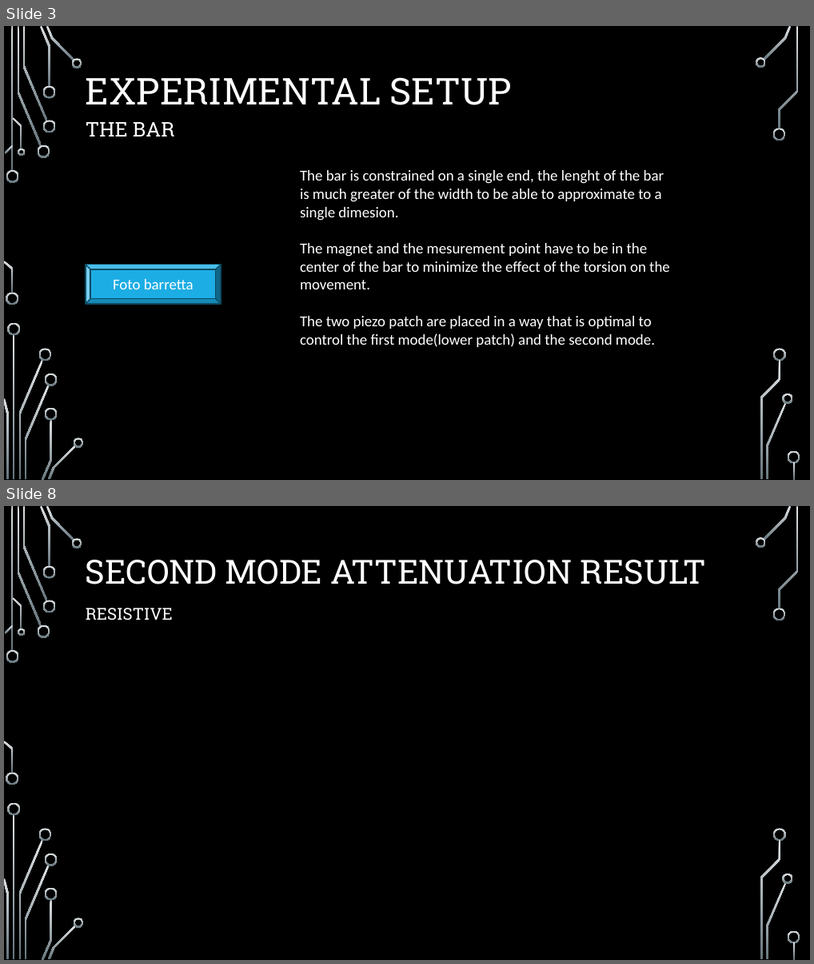
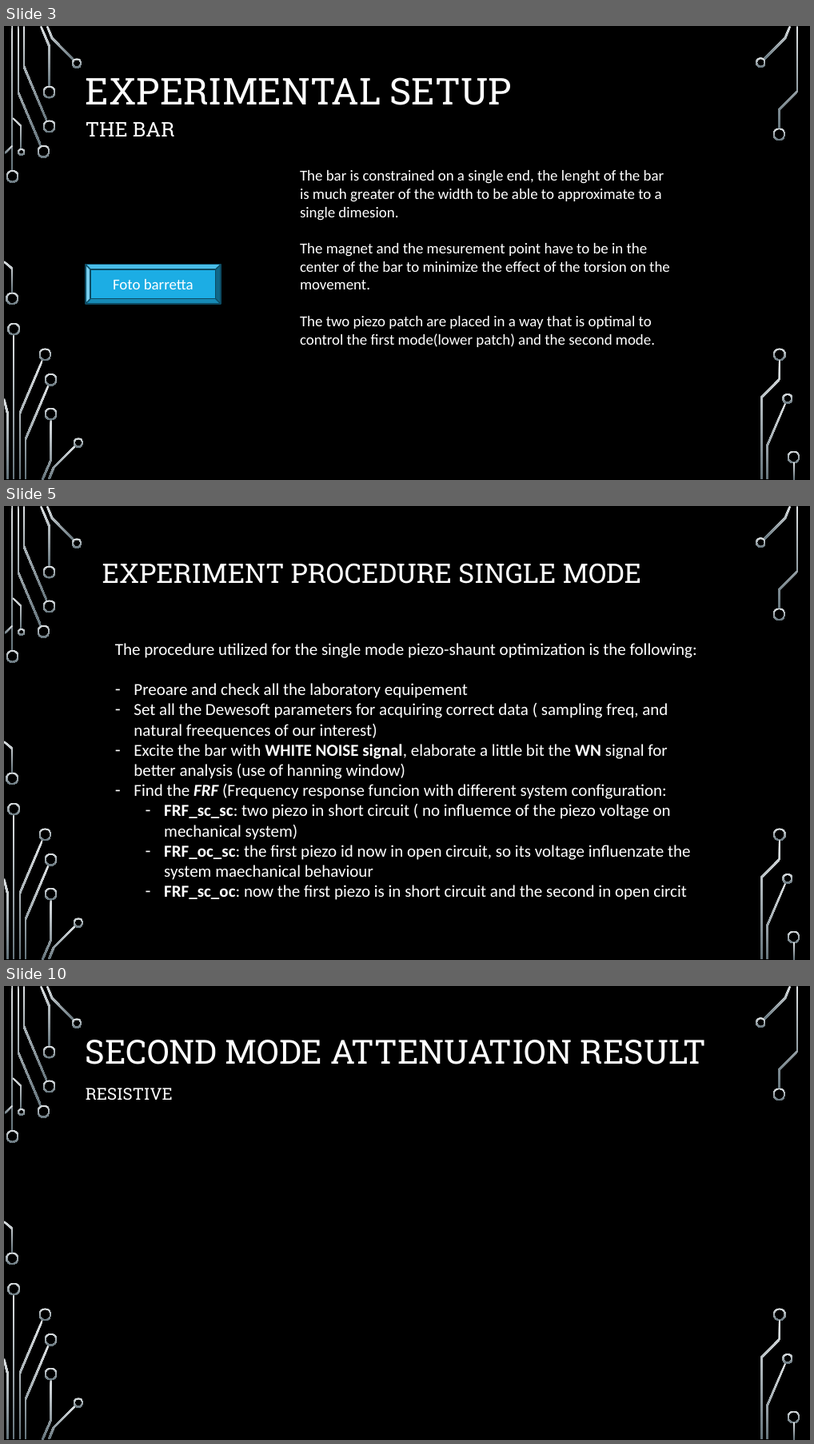
Before and after one commit to elchape99/SSCSA, a slide deck: presentazione_progetto.pptx. Shown one above the other, each under a label of ours: slides 3 and 8 before the commit, slides 3, 5 and 10 after it; the slides between them are not shown. The pictures are 814x964 and 814x1444 pixels, drawn with LibreOffice and Linux fonts; fonts in the diff are those of the drawing; background and template pictures are left out. Boxes give left, top, right and bottom in pixels: in the first picture for what was removed or moved away, otherwise in the second. Text is boxed around its words. In the diff, an @@ line names an element or a change of style, - is before the commit and + after.

```diff
--- a/presentazione_progetto.pptx
+++ b/presentazione_progetto.pptx
@@ slide 5 added at box(4, 506, 810, 960), background picture (left out); not listed: 36 template elements that a slide beside it also shows @@
@@ title added at box(102, 563, 642, 584), 32 pt, text #FFFFFF @@
+EXPERIMENT PROCEDURE SINGLE MODE
@@ text added at box(115, 643, 698, 900), 20 pt, text #FFFFFF @@
+The procedure utilized for the single mode piezo-shaunt optimization is the following:
+– Preoare and check all the laboratory equipement
+– Set all the Dewesoft parameters for acquiring correct data ( sampling freq, and natural freequences of our interest)
+– Excite the bar with WHITE NOISE signal, elaborate a little bit the WN signal for better analysis (use of hanning window)
+– Find the FRF (Frequency response funcion with different system configuration:
+  – FRF_sc_sc: two piezo in short circuit ( no influemce of the piezo voltage on mechanical system)
+  – FRF_oc_sc: the first piezo id now in open circuit, so its voltage influenzate the system maechanical behaviour
+  – FRF_sc_oc: now the first piezo is in short circuit and the second in open circit
@@ what was slide 8 is now slide 10 @@
```
Also in this commit, not shown: 5 other slides added, 4 slides removed, 6 other files.
